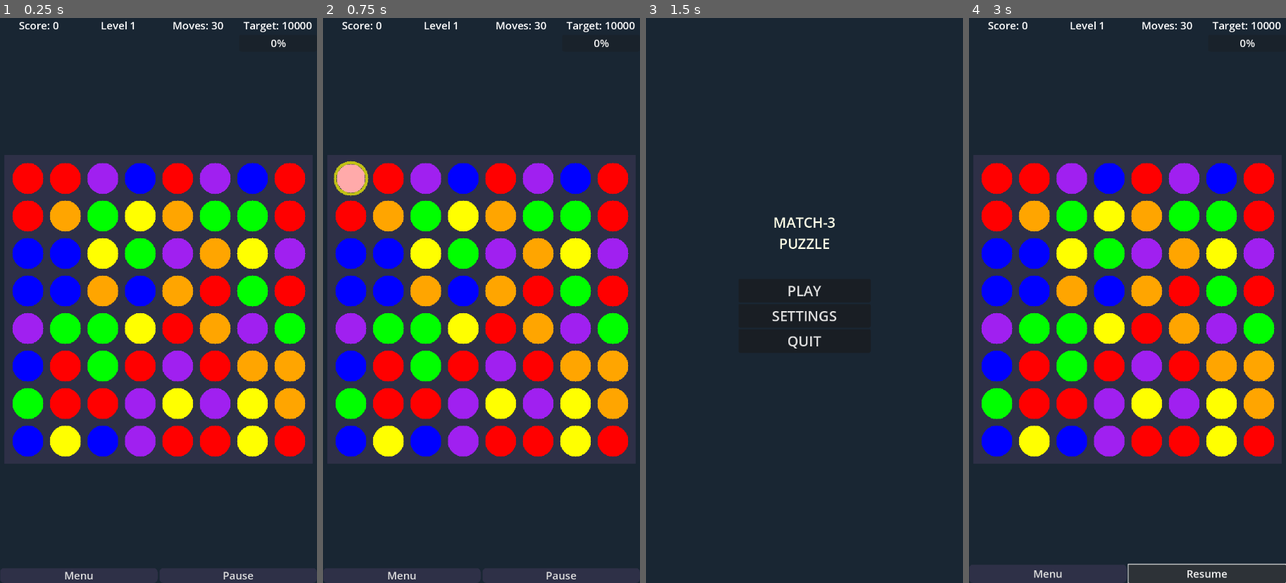
Above: before the commit, frames 1-4 (left to right).
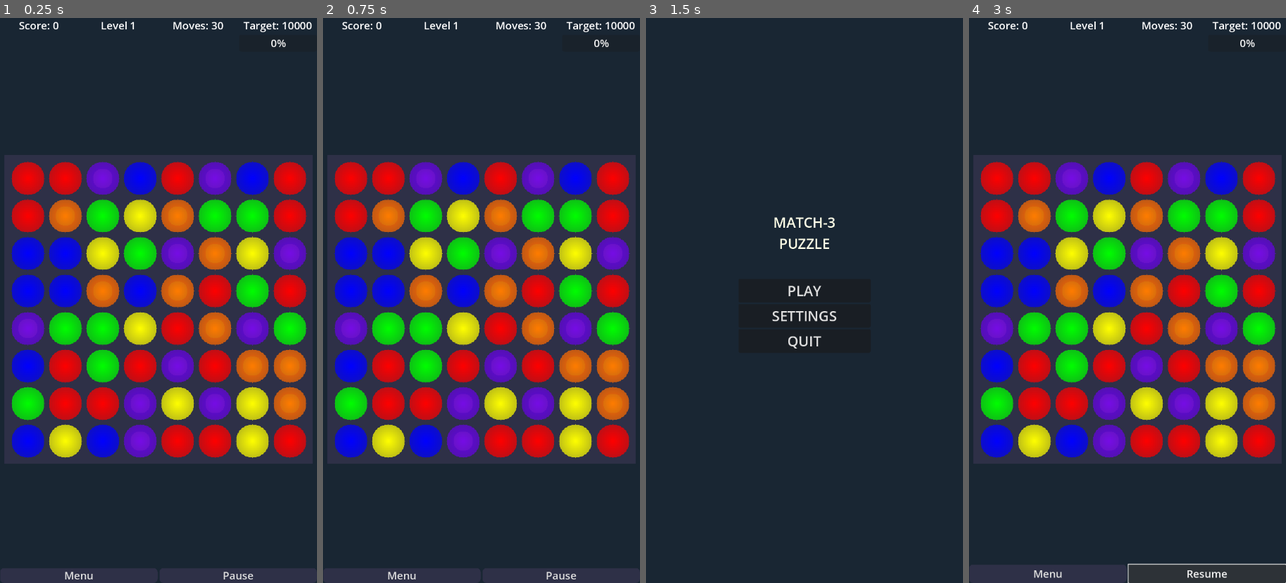
Above: after the commit, the same moments.

Repository: albuquerque/match-3-game
Game: Godot game, scene res://scenes/MainGame.tscn
The game is run twice, just before and just after one commit, with the same random seed, the same clock (stepped at 60 frames per second) and the same inputs.
Inputs (mouse positions are in pixels of both pictures, inside the frame that each line leads up to):
- Up to frame 1 (0.25 s): no input
- Up to frame 2 (0.75 s): tap Enter at 0.5 s; move the mouse to (351, 176) at 0.52 s; click (351, 176) at 0.67 s
- Up to frame 3 (1.5 s): click "Menu" at 1.25 s
- Up to frame 4 (3 s): click "PLAY" at 2 s; click "Pause" at 2.75 s

The runs differ from the first frame. In frame 1, 27% of the frame differs, in the area x 3-97%, y 25-78%; in frame 2, 27%; in frame 3, nothing differs; in frame 4, 27%.

Commit message:
Add Special Tiles and actions. Add Splash screen

Diff:
--- a/project.godot
+++ b/project.godot
@@ -14,6 +14,10 @@
 run/main_scene="res://scenes/MainGame.tscn"
 config/features=PackedStringArray("4.5", "Mobile")
 config/icon="res://icon.svg"
+boot_splash/bg_color=Color(0.2, 0.15, 0.35, 1)
+boot_splash/image="res://textures/splash_screen.png"
+boot_splash/fullsize=false
+boot_splash/use_filter=false
 
 [autoload]
 
--- a/scripts/GameBoard.gd
+++ b/scripts/GameBoard.gd
@@ -251,8 +251,12 @@
 		# Highlight matches briefly
 		await highlight_matches(matches)
 
-		# Check if special tile should be created on first match
+		# For first match, use the swap position. For cascade matches, find the best position
+		var special_tile_pos = null
+		var will_create_special = false
+
 		if is_first_match and initial_swap_pos.x >= 0 and initial_swap_pos.y >= 0:
+			# Use the swap position for the first match
 			var matches_on_same_row = 0
 			var matches_on_same_col = 0
 			for match_pos in matches:
@@ -261,38 +265,40 @@
 				if match_pos.x == initial_swap_pos.x:
 					matches_on_same_col += 1
 
-			# Detect special tile conditions:
-			# - T/L shape: 3+ tiles in BOTH directions -> FOUR_WAY_ARROW
-			# - Single direction: 4+ tiles in ONE direction -> directional arrow
 			var has_horizontal = matches_on_same_row >= 3
 			var has_vertical = matches_on_same_col >= 3
 			var is_t_or_l_shape = has_horizontal and has_vertical
 			var is_long_line = matches_on_same_row >= 4 or matches_on_same_col >= 4
 
-			var will_create_special = is_t_or_l_shape or is_long_line
-
-			print("Match detection - Row: ", matches_on_same_row, " Col: ", matches_on_same_col,
+			will_create_special = is_t_or_l_shape or is_long_line
+			if will_create_special:
+				special_tile_pos = initial_swap_pos
+
+			print("First match - Row: ", matches_on_same_row, " Col: ", matches_on_same_col,
 				  " T/L: ", is_t_or_l_shape, " Long: ", is_long_line, " Special: ", will_create_special)
-
-			if will_create_special:
-				# Don't destroy the tile at swap position - it will become special
-				await animate_destroy_matches_except(matches, initial_swap_pos)
-				GameManager.remove_matches(matches, initial_swap_pos)
-
-				# Update the visual tile to show the special arrow
-				var special_tile_type = GameManager.get_tile_at(initial_swap_pos)
-				if special_tile_type > 0:
-					var tile_at_pos = tiles[int(initial_swap_pos.x)][int(initial_swap_pos.y)]
-					if tile_at_pos:
-						tile_at_pos.update_type(special_tile_type)
-			else:
-				# Normal match, destroy all tiles
-				await animate_destroy_matches(matches)
-				GameManager.remove_matches(matches, initial_swap_pos)
 
 			is_first_match = false
 		else:
-			# Subsequent matches, no special tiles
+			# For cascade matches, detect T/L shapes or 4+ lines anywhere in the matches
+			special_tile_pos = find_special_tile_position_in_matches(matches)
+			will_create_special = special_tile_pos != null
+
+			if will_create_special:
+				print("Cascade match - Special tile will be created at: ", special_tile_pos)
+
+		if will_create_special and special_tile_pos != null:
+			# Don't destroy the tile at special position - it will become special
+			await animate_destroy_matches_except(matches, special_tile_pos)
+			GameManager.remove_matches(matches, special_tile_pos)
+
+			# Update the visual tile to show the special arrow
+			var special_tile_type = GameManager.get_tile_at(special_tile_pos)
+			if special_tile_type > 0:
+				var tile_at_pos = tiles[int(special_tile_pos.x)][int(special_tile_pos.y)]
+				if tile_at_pos:
+					tile_at_pos.update_type(special_tile_type)
+		else:
+			# Normal match, destroy all tiles
 			await animate_destroy_matches(matches)
 			GameManager.remove_matches(matches)
 
@@ -303,6 +309,58 @@
 		await animate_refill()
 
 	GameManager.reset_combo()
+
+func find_special_tile_position_in_matches(matches: Array) -> Vector2:
+	"""Find if there's a T/L shape or 4+ line match in the matches, return the position for the special tile"""
+	if matches.size() < 4:
+		return Vector2(-1, -1)  # Need at least 4 tiles for a special tile
+
+	# First, check for T/L shapes (intersection of 3+ horizontal and 3+ vertical)
+	for test_pos in matches:
+		var matches_on_same_row = 0
+		var matches_on_same_col = 0
+
+		for match_pos in matches:
+			if match_pos.y == test_pos.y:
+				matches_on_same_row += 1
+			if match_pos.x == test_pos.x:
+				matches_on_same_col += 1
+
+		# Check for T/L shape (3+ in both directions)
+		if matches_on_same_row >= 3 and matches_on_same_col >= 3:
+			print("Found T/L shape at ", test_pos, " - Row: ", matches_on_same_row, " Col: ", matches_on_same_col)
+			return test_pos
+
+	# Check for 4+ in a line (horizontal or vertical)
+	# Group by rows
+	var rows_dict = {}
+	for match_pos in matches:
+		if not rows_dict.has(match_pos.y):
+			rows_dict[match_pos.y] = []
+		rows_dict[match_pos.y].append(match_pos)
+
+	for row_y in rows_dict:
+		var row_matches = rows_dict[row_y]
+		if row_matches.size() >= 4:
+			# Pick a random tile from this row for the special tile
+			print("Found 4+ horizontal line at row ", row_y, " with ", row_matches.size(), " tiles")
+			return row_matches[row_matches.size() / 2]  # Use middle tile
+
+	# Group by columns
+	var cols_dict = {}
+	for match_pos in matches:
+		if not cols_dict.has(match_pos.x):
+			cols_dict[match_pos.x] = []
+		cols_dict[match_pos.x].append(match_pos)
+
+	for col_x in cols_dict:
+		var col_matches = cols_dict[col_x]
+		if col_matches.size() >= 4:
+			# Pick a random tile from this column for the special tile
+			print("Found 4+ vertical line at col ", col_x, " with ", col_matches.size(), " tiles")
+			return col_matches[col_matches.size() / 2]  # Use middle tile
+
+	return Vector2(-1, -1)  # No special tile pattern found
 
 func highlight_matches(matches: Array):
 	var highlight_tweens = []
@@ -325,6 +383,21 @@
 	if destroy_tweens.size() > 0:
 		await destroy_tweens[0].finished
 
+func animate_destroy_matches_except(matches: Array, skip_pos: Vector2):
+	var destroy_tweens = []
+	for match_pos in matches:
+		# Skip the position where special tile will be created
+		if match_pos == skip_pos:
+			continue
+
+		var tile = tiles[match_pos.x][match_pos.y]
+		if tile:
+			destroy_tweens.append(tile.animate_destroy())
+			tiles[match_pos.x][match_pos.y] = null
+
+	if destroy_tweens.size() > 0:
+		await destroy_tweens[0].finished
+
 func animate_gravity():
 	GameManager.apply_gravity()
 
@@ -371,6 +444,7 @@
 		tile.setup(tile_type, pos)
 		tile.position = grid_to_world_position(Vector2(pos.x, -1))  # Start above grid
 		tile.connect("tile_clicked", _on_tile_clicked)
+		tile.connect("tile_swiped", _on_tile_swiped)
 
 		add_child(tile)
 		tiles[pos.x][pos.y] = tile
@@ -381,21 +455,6 @@
 
 	if spawn_tweens.size() > 0:
 		await spawn_tweens[0].finished
-
-func animate_destroy_matches_except(matches: Array, skip_pos: Vector2):
-	var destroy_tweens = []
-	for match_pos in matches:
-		# Skip the position where special tile will be created
-		if match_pos == skip_pos:
-			continue
-
-		var tile = tiles[match_pos.x][match_pos.y]
-		if tile:
-			destroy_tweens.append(tile.animate_destroy())
-			tiles[match_pos.x][match_pos.y] = null
-
-	if destroy_tweens.size() > 0:
-		await destroy_tweens[0].finished
 
 func activate_special_tile(pos: Vector2):
 	"""Activate a special arrow tile to clear row/column/both"""
@@ -417,21 +476,19 @@
 		for x in range(GameManager.GRID_WIDTH):
 			positions_to_clear.append(Vector2(x, pos.y))
 		for y in range(GameManager.GRID_HEIGHT):
-			if Vector2(pos.x, y) not in positions_to_clear:  # Avoid duplicating center tile
+			if Vector2(pos.x, y) not in positions_to_clear:
 				positions_to_clear.append(Vector2(pos.x, y))
 
 	print("Clearing ", positions_to_clear.size(), " tiles")
 
 	# Check for other special tiles in the positions to clear (chain reaction)
-	# IMPORTANT: Do this BEFORE clearing any tiles and STORE THE TILE TYPE
 	var special_tiles_to_activate = []
 	for clear_pos in positions_to_clear:
-		if clear_pos == pos:  # Skip the triggering tile itself
+		if clear_pos == pos:
 			continue
 
 		var check_tile_type = GameManager.get_tile_at(clear_pos)
 		if check_tile_type >= 7 and check_tile_type <= 9:
-			# Found another special tile - store both position AND type!
 			print("Found special tile at ", clear_pos, " type: ", check_tile_type, " - will chain activate")
 			special_tiles_to_activate.append({"pos": clear_pos, "type": check_tile_type})
 
@@ -452,12 +509,10 @@
 	var points = GameManager.calculate_points(positions_to_clear.size())
 	GameManager.add_score(points)
 
-	# Activate any special tiles that were hit (chain reaction) BEFORE gravity
-	# Pass the tile type we stored earlier
+	# Activate any special tiles that were hit (chain reaction)
 	if special_tiles_to_activate.size() > 0:
-		print("Chain activating ", special_tiles_to_activate.size(), " special tiles BEFORE gravity")
+		print("Chain activating ", special_tiles_to_activate.size(), " special tiles")
 		for special_tile_data in special_tiles_to_activate:
-			# Activate the special tile using the stored type (position is already cleared)
 			await activate_special_tile_chain(special_tile_data["pos"], special_tile_data["type"])
 
 	# Apply gravity and refill AFTER all chain reactions
@@ -470,10 +525,10 @@
 	GameManager.processing_moves = false
 
 func activate_special_tile_chain(pos: Vector2, tile_type: int):
-	"""Activate a special tile as part of a chain (doesn't use a move or set processing flag)"""
+	"""Activate a special tile as part of a chain"""
 	print("Chain-activating special tile type ", tile_type, " at ", pos)
 
-	# Collect positions to clear based on tile type (passed as parameter)
+	# Collect positions to clear based on tile type
 	var positions_to_clear = []
 
 	if tile_type == GameManager.HORIZTONAL_ARROW:
@@ -489,7 +544,7 @@
 			if Vector2(pos.x, y) not in positions_to_clear:
 				positions_to_clear.append(Vector2(pos.x, y))
 
-	# Check for more special tiles in this chain - STORE THEIR TYPES BEFORE CLEARING
+	# Check for more special tiles in this chain
 	var special_tiles_to_activate = []
 	for clear_pos in positions_to_clear:
 		if clear_pos == pos:
@@ -497,7 +552,6 @@
 
 		var check_tile_type = GameManager.get_tile_at(clear_pos)
 		if check_tile_type >= 7 and check_tile_type <= 9:
-			print("Chain found another special tile at ", clear_pos, " type: ", check_tile_type)
 			special_tiles_to_activate.append({"pos": clear_pos, "type": check_tile_type})
 
 	# Highlight and destroy
@@ -508,11 +562,11 @@
 	for clear_pos in positions_to_clear:
 		GameManager.grid[int(clear_pos.x)][int(clear_pos.y)] = 0
 
-	# Add points (but don't use a move - that was already used by the initial activation)
+	# Add points
 	var points = GameManager.calculate_points(positions_to_clear.size())
 	GameManager.add_score(points)
 
-	# Recursively activate chained special tiles with their stored types
+	# Recursively activate chained special tiles
 	if special_tiles_to_activate.size() > 0:
 		for special_tile_info in special_tiles_to_activate:
 			await activate_special_tile_chain(special_tile_info["pos"], special_tile_info["type"])
--- a/scripts/Tile.gd
+++ b/scripts/Tile.gd
@@ -14,6 +14,7 @@
 var swipe_start_pos: Vector2 = Vector2.ZERO
 var is_swiping: bool = false
 var swipe_threshold: float = 30.0  # Minimum distance to register as swipe
+var touch_started_on_this_tile: bool = false
 
 @onready var sprite: Sprite2D = $Sprite2D
 @onready var selection_ring: Sprite2D = $SelectionRing
@@ -162,32 +163,28 @@
 				tween.kill()
 
 func _input(event):
-	# Global input handling as backup
-	if event is InputEventMouseButton and event.pressed and event.button_index == MOUSE_BUTTON_LEFT:
-		var local_pos = to_local(get_global_mouse_position())
+	# Handle touch/mouse press - check if it started on this tile
+	if (event is InputEventScreenTouch or event is InputEventMouseButton) and event.pressed:
+		var global_pos = event.position if event is InputEventScreenTouch else get_global_mouse_position()
+		var local_pos = to_local(global_pos)
+
 		if get_rect().has_point(local_pos):
-			print("Global click detected on tile at ", grid_position)
-			handle_click()
-
-func _on_input_event(viewport, event, shape_idx):
-	print("Input event detected: ", event.get_class(), " on tile at ", grid_position)
-
-	# Handle touch/mouse press - start tracking potential swipe
-	if (event is InputEventScreenTouch or event is InputEventMouseButton) and event.pressed:
-		print("Touch/Click started on tile at ", grid_position)
-		swipe_start_pos = event.position
-		is_swiping = true
-
-	# Handle touch/mouse release - check if it's a tap or swipe
+			print("Touch started on tile at ", grid_position)
+			swipe_start_pos = global_pos
+			touch_started_on_this_tile = true
+			is_swiping = true
+
+	# Handle touch/mouse release - check if it's a swipe or tap
 	elif (event is InputEventScreenTouch and not event.pressed) or \
 		 (event is InputEventMouseButton and not event.pressed and event.button_index == MOUSE_BUTTON_LEFT):
-		print("Touch/Click released on tile at ", grid_position)
-		if is_swiping:
-			var swipe_end_pos = event.position
-			var swipe_vector = swipe_end_pos - swipe_start_pos
+
+		if touch_started_on_this_tile:
+			print("Touch released, checking swipe on tile at ", grid_position)
+			var global_pos = event.position if event is InputEventScreenTouch else get_global_mouse_position()
+			var swipe_vector = global_pos - swipe_start_pos
 			var swipe_distance = swipe_vector.length()
 
-			print("Swipe distance: ", swipe_distance)
+			print("Swipe distance: ", swipe_distance, " Start: ", swipe_start_pos, " End: ", global_pos)
 
 			if swipe_distance >= swipe_threshold:
 				# It's a swipe - determine direction
@@ -199,7 +196,12 @@
 				print("Tap detected (swipe too short)")
 				handle_click()
 
+			touch_started_on_this_tile = false
 			is_swiping = false
+
+func _on_input_event(viewport, event, shape_idx):
+	# Keep for compatibility but main input is handled in _input now
+	pass
 
 func get_swipe_direction(swipe_vector: Vector2) -> Vector2:
 	"""Determine the primary swipe direction (up, down, left, right)"""
Binary file added: textures/splash_screen.png
Binary file added: textures/tile_1.png
Binary file added: textures/tile_2.png
Binary file added: textures/tile_3.png
Binary file added: textures/tile_4.png
Binary file added: textures/tile_5.png
Binary file added: textures/tile_6.png
Binary file added: textures/tile_7.png
Binary file added: textures/tile_8.png
Binary file added: textures/tile_9.png
